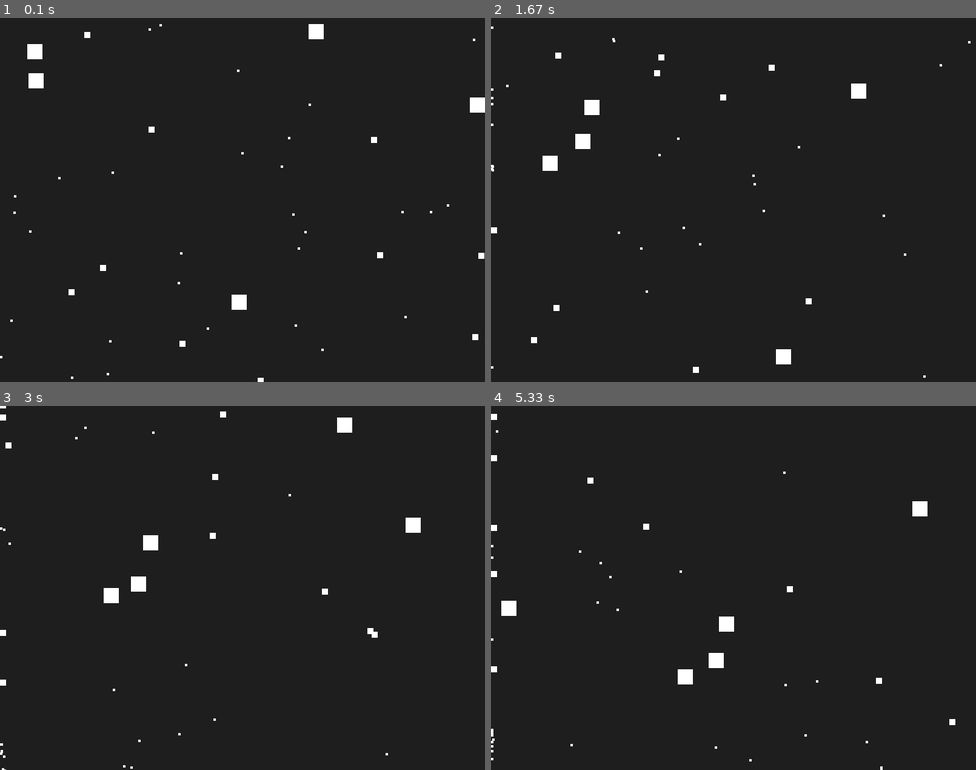
Above: before the commit, frames 1-4 (two rows, left to right).
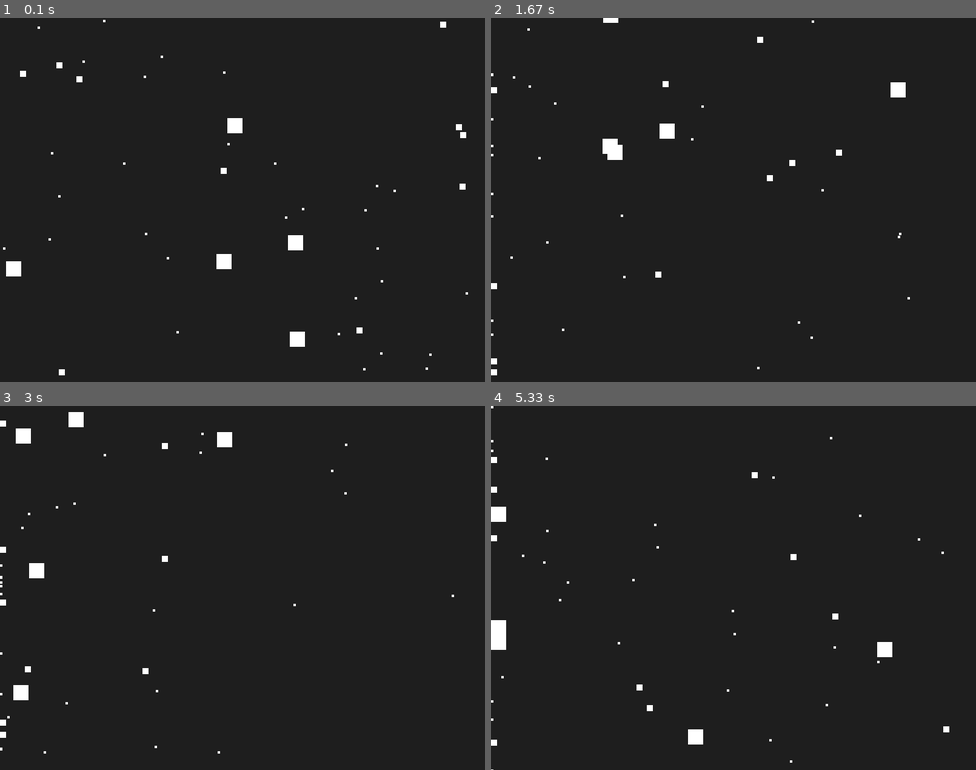
Above: after the commit, the same moments.

Repository: varsa7777/lab8-pygame
Game: pygame game, started from main.py
Same seed, same stepped clock (60 frames per second), same inputs: the game is played once before the commit and once after it.
Inputs:
- Up to frame 1 (0.1 s): no input
- Up to frame 2 (1.67 s): no input
- Up to frame 3 (3 s): no input
- Up to frame 4 (5.33 s): tap Enter every 0.33 s from 3.33 to 5 s

The runs differ from the first frame. In frame 1, 1.9% of the frame differs, in the area x 0-100%, y 0-100%; in frame 2, 1.8%; in frame 3, 1.9%; in frame 4, 1.9%.

Commit message:
exam: q5 - eating

Diff:
--- a/main.py
+++ b/main.py
@@ -15,6 +15,7 @@
 class Square:
     rect: pygame.Rect
     velocity: Tuple[int, int]
+    size: int
 
 
 def initialize_pygame() -> pygame.Surface:
@@ -23,33 +24,24 @@
     pygame.display.set_caption("Moving Squares")
     return screen
 
+def make_square(size: int) -> "Square":
+    x = random.randint(0, SCREEN_WIDTH - size)
+    y = random.randint(0, SCREEN_HEIGHT - size)
+    speed = 50 / size
+    vx = speed * random.choice([-1, 1])
+    vy = speed * random.choice([-1, 1])
+    rect = pygame.Rect(x, y, size, size)
+    return Square(rect=rect, velocity=(vx, vy), size=size)
+
 
 def create_squares(count: int) -> List[Square]:
     squares: List[Square] = []
     for _ in range(5):
-        SQUARE_SIZE = 25
-        x = random.randint(0, SCREEN_WIDTH - SQUARE_SIZE)
-        y = random.randint(0, SCREEN_HEIGHT - SQUARE_SIZE)
-        vx = 30 / SQUARE_SIZE
-        vy = 30 / SQUARE_SIZE
-        rect = pygame.Rect(x, y, SQUARE_SIZE, SQUARE_SIZE)
-        squares.append(Square(rect=rect, velocity=(vx, vy)))
+        squares.append(make_square(25))
     for _ in range(10):
-        SQUARE_SIZE = 10
-        x = random.randint(0, SCREEN_WIDTH - SQUARE_SIZE)
-        y = random.randint(0, SCREEN_HEIGHT - SQUARE_SIZE)
-        vx = 30 / SQUARE_SIZE
-        vy = 30 / SQUARE_SIZE
-        rect = pygame.Rect(x, y, SQUARE_SIZE, SQUARE_SIZE)
-        squares.append(Square(rect=rect, velocity=(vx, vy)))
+        squares.append(make_square(10))
     for _ in range(30):
-        SQUARE_SIZE = 4
-        x = random.randint(0, SCREEN_WIDTH - SQUARE_SIZE)
-        y = random.randint(0, SCREEN_HEIGHT - SQUARE_SIZE)
-        vx = 30 / SQUARE_SIZE
-        vy = 30 / SQUARE_SIZE
-        rect = pygame.Rect(x, y, SQUARE_SIZE, SQUARE_SIZE)
-        squares.append(Square(rect=rect, velocity=(vx, vy)))
+        squares.append(make_square(4))
     return squares
 
 
@@ -75,7 +67,7 @@
                     closest = other
 
         # If there's a close bigger square, flee from it
-        if closest and min_dist < 100:
+        if closest and min_dist < 30:
             dx = square.rect.centerx - closest.rect.centerx
             dy = square.rect.centery - closest.rect.centery
             dist = math.hypot(dx, dy)
@@ -103,6 +95,21 @@
         if square.rect.top > SCREEN_HEIGHT:
             square.rect.y = 0
 
+        eaten = set()
+        for i, a in enumerate(squares):
+            for j, b in enumerate(squares):
+                if i >= j or i in eaten or j in eaten:
+                    continue
+                if check_collision(a, b):
+                    if a.rect.size[0] > b.rect.size[0]:
+                        eaten.add(j)
+                    elif b.rect.size[0] > a.rect.size[0]:
+                        eaten.add(i)
+
+        for i in eaten:
+            old = squares[i]
+            squares[i] = make_square(old.size)
+
 
 def draw_squares(screen: pygame.Surface, squares: List[Square]) -> None:
     screen.fill((30, 30, 30))
@@ -111,7 +118,7 @@
     pygame.display.flip()
 
 def check_collision(a: Square, b:Square) -> bool:
-    return a.collideRect(b)
+    return a.rect.colliderect(b)
 
 def main() -> None:
     screen = initialize_pygame()
